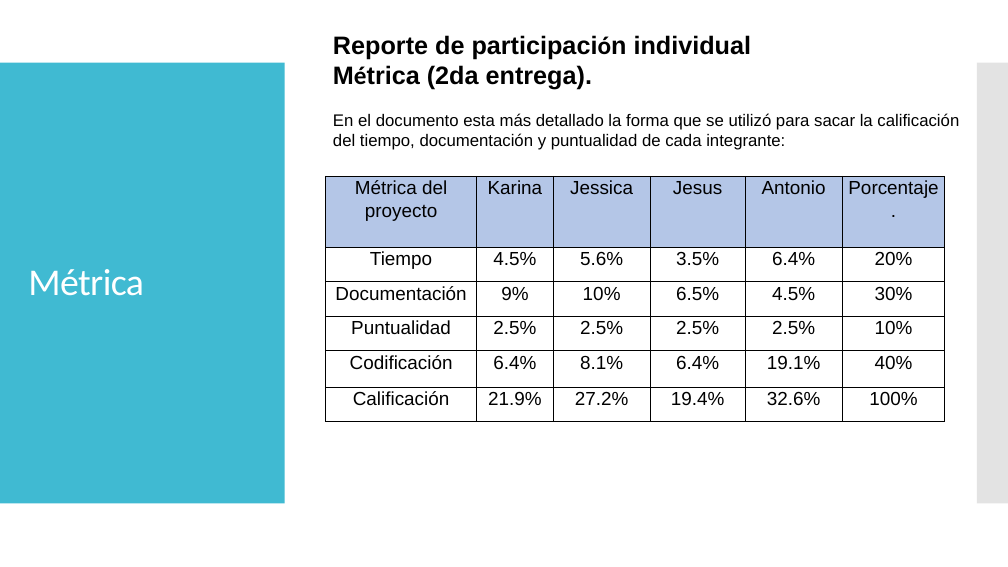
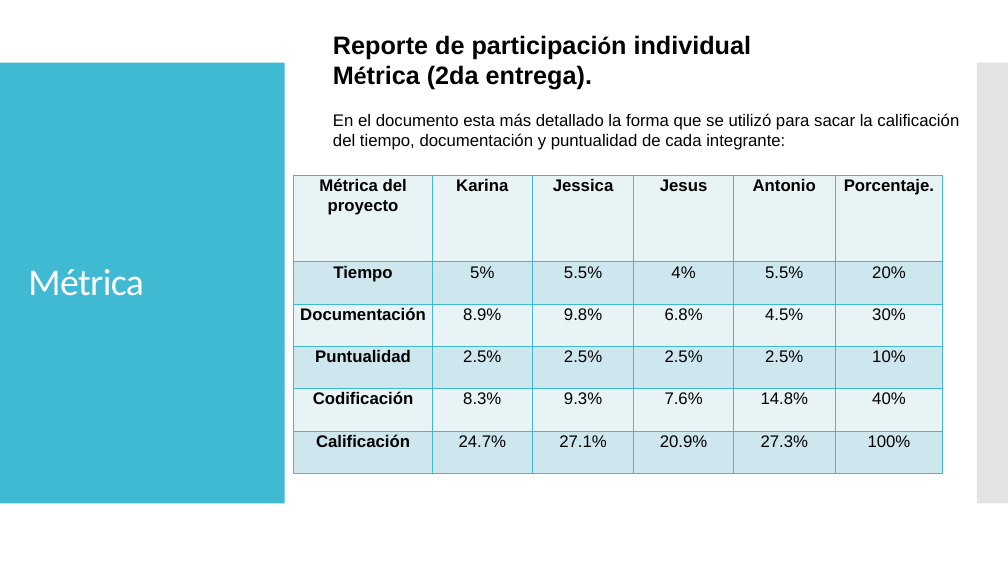
Before and after one commit to jesusapb/POO-2.0, a slide deck: slide 13 of Presentación.pptx (slide 15 before the commit). Drawn at 1008x567 pixels with LibreOffice and Linux fonts; fonts in the diff are those of the drawing. Boxes give left, top, right and bottom in pixels: in the first picture for what was removed or moved away, otherwise in the second. Text is boxed around its words. In the diff, an @@ line names an element or a change of style, - is before the commit and + after.

```diff
--- a/Presentación.pptx
+++ b/Presentación.pptx
@@ table at (294,175,943,473) @@
-row 2: Tiempo | 4.5% | 5.6% | 3.5% | 6.4% | 20%
+row 2: Tiempo | 5% | 5.5% | 4% | 5.5% | 20%
-row 3: Documentación | 9% | 10% | 6.5% | 4.5% | 30%
+row 3: Documentación | 8.9% | 9.8% | 6.8% | 4.5% | 30%
-row 5: Codificación | 6.4% | 8.1% | 6.4% | 19.1% | 40%
+row 5: Codificación | 8.3% | 9.3% | 7.6% | 14.8% | 40%
-row 6: Calificación | 21.9% | 27.2% | 19.4% | 32.6% | 100%
+row 6: Calificación | 24.7% | 27.1% | 20.9% | 27.3% | 100%
@@ fill #B4C6E7 to #E8F3F7 in row 1 @@
@@ fill none to #CFE7EE in 18 cells @@
@@ fill none to #E8F3F7 in 12 cells @@
@@ size 18 to 16 pt in "Métrica del proyecto", "Karina", "Jessica", "Jesus" and 17 more places @@
@@ bold on in "Métrica del proyecto", "Karina", "Jessica", "Jesus" and 7 more places @@
@@ borders changed @@
@@ table: place and size @@
-table at (326,176,946,422)
+table at (294,175,943,473)
```
Also in this commit, not shown: 3 other slides changed, 1 slide added, 3 slides removed, 5 other files.
